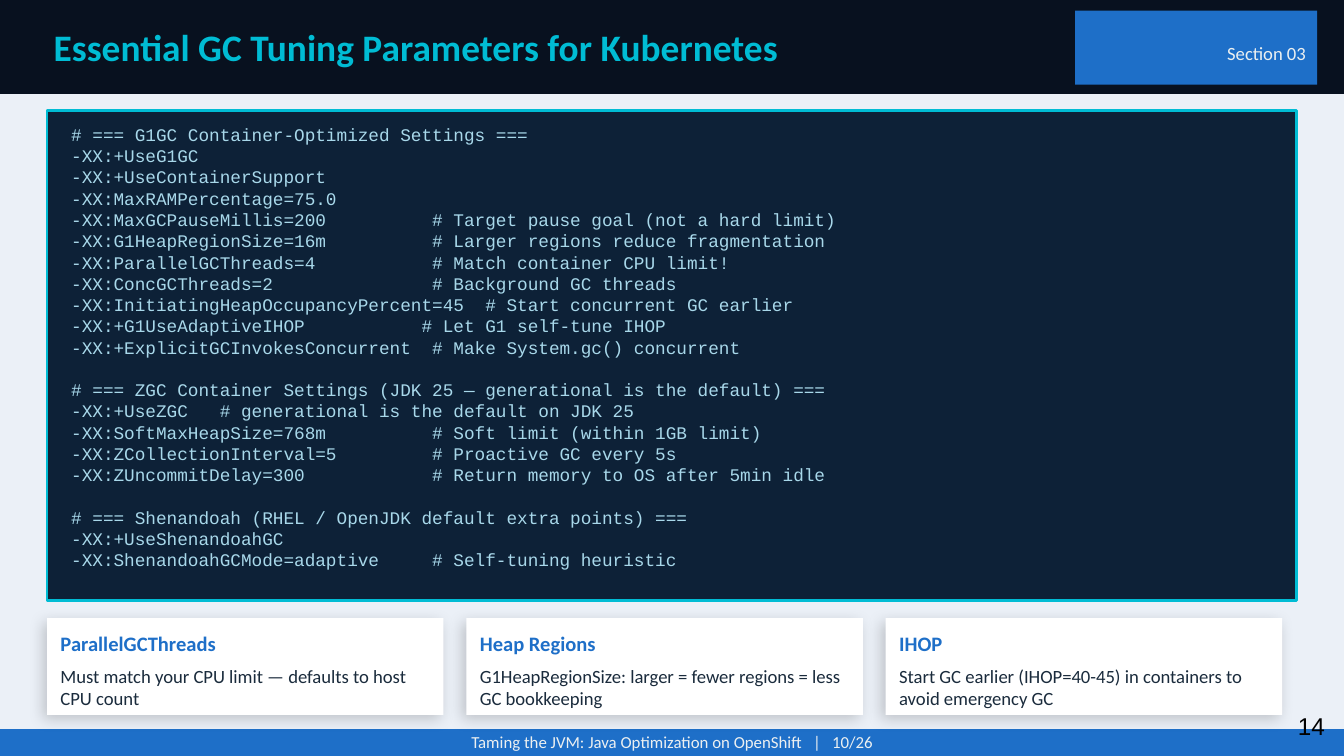
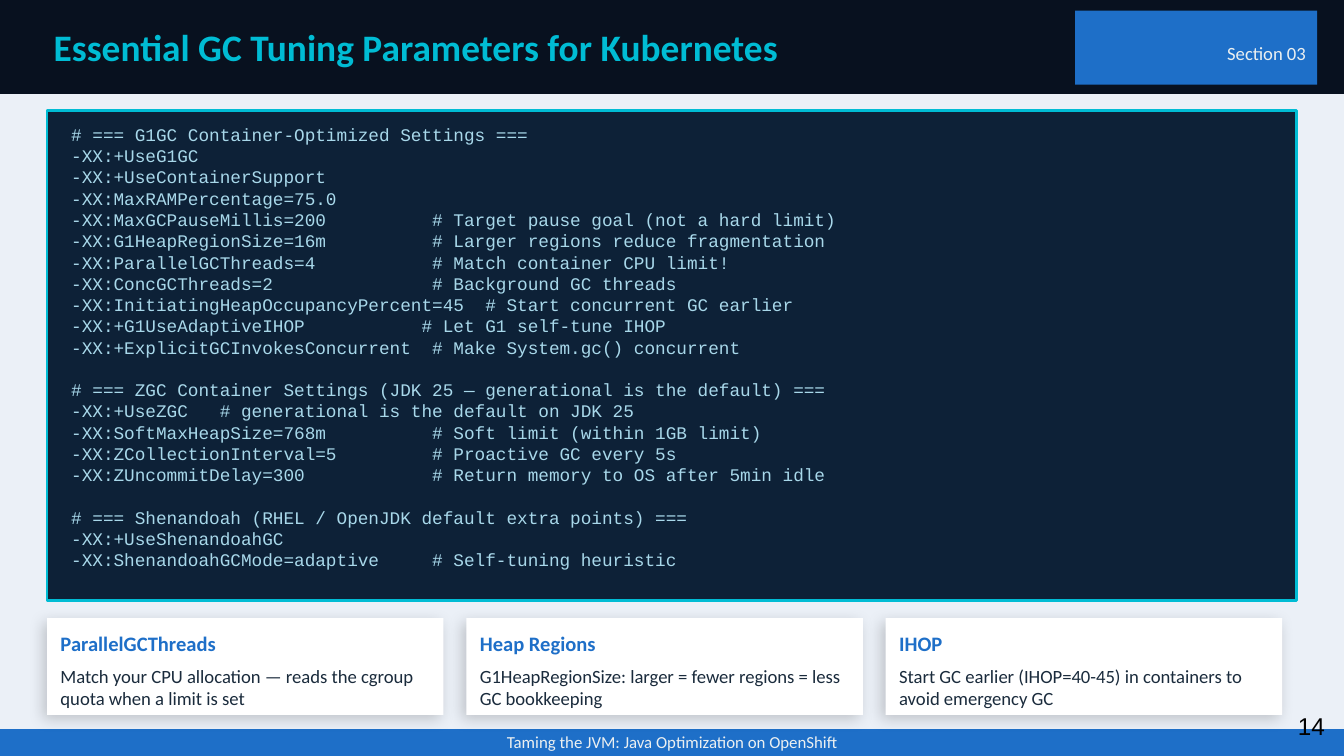
Before and after one commit to patterncatalyst/quarkus-optimization, a slide deck: slide 14 of presentation/optimizing-quarkus-on-kubernetes.pptx. Drawn at 1344x756 pixels with LibreOffice and Linux fonts; fonts in the diff are those of the drawing. Boxes give left, top, right and bottom in pixels: in the first picture for what was removed or moved away, otherwise in the second. Text is boxed around its words. In the diff, an @@ line names an element or a change of style, - is before the commit and + after.

```diff
--- a/presentation/optimizing-quarkus-on-kubernetes.pptx
+++ b/presentation/optimizing-quarkus-on-kubernetes.pptx
@@ text at (x1=60, y1=670, x2=413, y2=708): text changed @@
-Must match your CPU limit — defaults to host CPU count
+Match your CPU allocation — reads the cgroup quota when a limit is set
@@ text at (x1=507, y1=736, x2=837, y2=751): text changed @@
-Taming the JVM: Java Optimization on OpenShift | 10/26
+Taming the JVM: Java Optimization on OpenShift
```
Also in this commit, not shown: 40 other slides changed, 2 other files.
